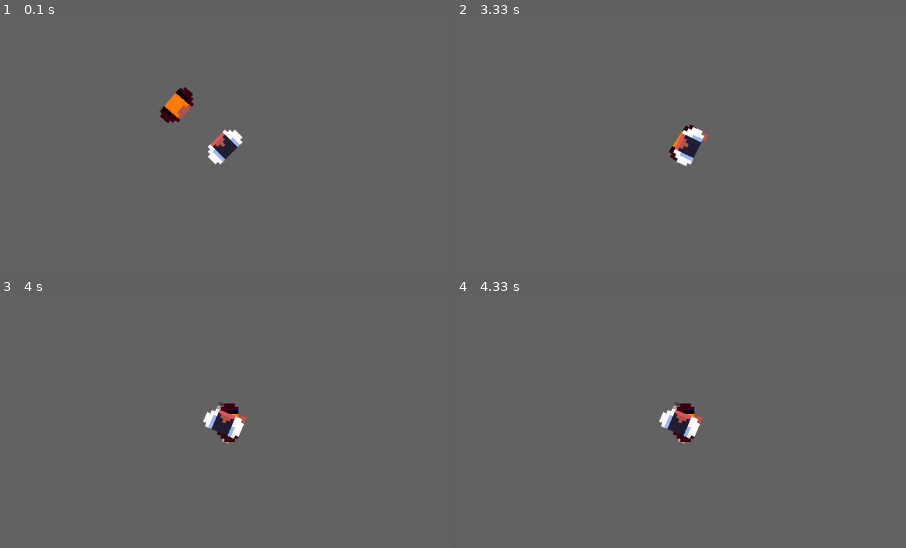
Above: before the commit, frames 1-4 (two rows, left to right).
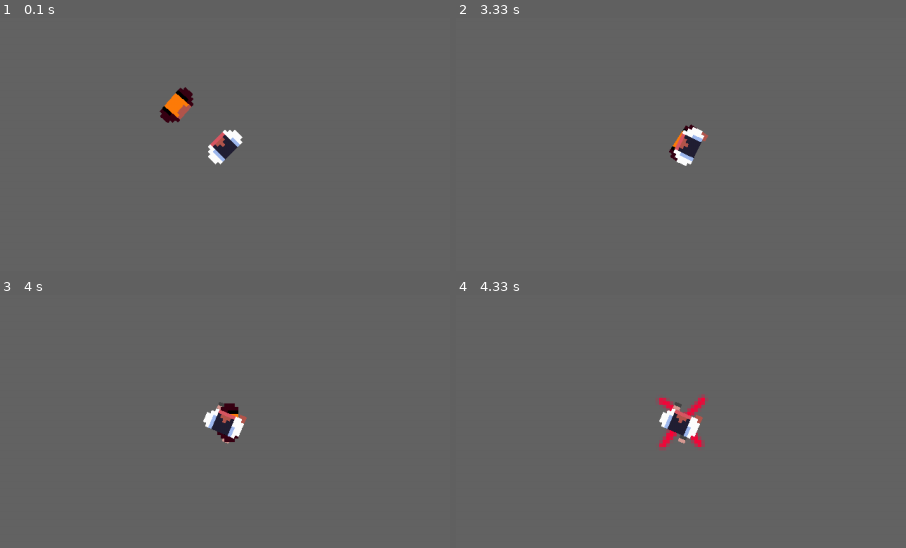
Above: after the commit, the same moments.

Repository: LeanHydra84/PyGames-2023
Game: pygame game, started from main.py
The game is run twice, just before and just after one commit, with the same random seed, the same clock (stepped at 60 frames per second) and the same inputs.
Inputs (mouse positions are % of the whole screen's width and height, from its top left):
- Up to frame 1 (0.1 s): no input
- Up to frame 2 (3.33 s): click (50, 50) at 0.38 s; hold D 0.67-1.13 s; tap J at 0.73, 1.03, 1.23, 1.57, 1.87, 2.07, 2.37, 2.63 s; click (82, 47) at 0.75 s; hold W 1.17-1.47 s; click (26, 51) at 1.25 s; hold D 1.5-1.97 s; click (19, 35) at 1.58 s; hold A 2-2.53 s; hold S 2.57-2.87 s; tap Esc at 2.9 s; click (20, 53) at 3.28 s
- Up to frame 3 (4 s): hold A 3.57-3.97 s; tap J at 3.63, 3.93 s; click (52, 16) at 3.65 s
- Up to frame 4 (4.33 s): click (45, 76) at 4.05 s
The pictures show only the part of the screen within x 14-64%, y 44-94%; the shares and areas given below are measured in that part.

Frames 1-3 are identical in both runs. In frame 4, 0.8% of the frame differs, in the area x 44-56%, y 39-62%.

Commit message:
VIOLENCE!!!!

Diff:
--- a/character/enemy.py
+++ b/character/enemy.py
@@ -59,6 +59,14 @@
 
     def ai_tick(self, state):
 
+        """
+            TODO:
+                this works pretty good,
+                but the ai actually follows a backwards path I think?? Like it copies the queue when the
+                most recent position is unseen, but all the positions behind that should have been seen because
+                it's adding them on top. so I don't know. Could be worth looking into, but if this works who cares.
+        """
+
         targetPos = state.player.position
         if self.position.distance_squared_to(targetPos) > detectRange:
             return
@@ -103,7 +111,6 @@
                     targetPos = self.tracksheet[0]
 
             self.move_towards(targetPos, self.speed)
-            print("Searching")
 
             if self.can_see_point(state.player.position, state.map):
                 self.aimode = aimodes.CHASING
@@ -117,20 +124,6 @@
                 self.tracksheet = None
                 self.spotTimer = 0
 
-        return
-
-        # DEPRECATED CODE VVVVVV
-
-        targetPos: pygame.Vector2 = state.player.position
-
-        if self.position.distance_squared_to(targetPos) < detectRange:
-
-            if self.can_see_point(targetPos, state.map):
-                self.move_towards(targetPos)
-                self.aimode = aimodes.FOLLOWING
-            elif self.aimode == aimodes.FOLLOWING:
-                self.aimode = aimodes.SEARCHING
-                self.tracksheet = state.player.history.copy()
 
 
     def update(self, state):
--- a/character/player.py
+++ b/character/player.py
@@ -25,9 +25,44 @@
 
         self.history = deque(maxlen=MAXTIME)
 
-    def attack_pressed(self):
+    def forward(self):
+        ward = pygame.Vector2.from_polar((1, self.rotation))
+        ward.y = -ward.y
+        return ward
+
+    def attack_pressed(self, state):
         if self.stategraph.state() == 0:
             self.stategraph.force_state(1)
+
+            enemygroup: pygame.sprite.Group = state.renderLayers.find("Enemies").layer
+
+            attackRadius = 30
+            attackdist = 30
+
+            attackPos: pygame.Vector2 = self.position + (self.forward() * attackdist)
+
+            # Debug attack circle
+            #pygame.draw.circle(state.DEBUGSCREEN, (255, 0, 0), attackPos, attackRadius)
+
+            hitflag = False
+            for spr in enemygroup:
+                if attackPos.distance_squared_to(spr.position) < attackRadius**2:
+                    deadpos = spr.position
+                    spr.kill()
+
+                    newspr = pygame.sprite.Sprite()
+                    newspr.image = state.RESOURCES.DEADBODY_TESTSPRITE
+                    newspr.rect = newspr.image.get_rect(center=deadpos)
+
+                    state.renderLayers.add_to("DeadBodies", newspr)
+                    hitflag = True
+
+            if hitflag:
+                state.RESOURCES.SND_PUNCH.play()
+            else:
+                state.RESOURCES.SND_WHIFF.play()
+
+
 
     def update(self, state):
 
--- a/main.py
+++ b/main.py
@@ -40,6 +40,9 @@
 
 def main():
     pygame.init()
+    pygame.mixer.init()
+
+
 
     state = State()
 
@@ -63,9 +66,11 @@
     #enemy1 = HallMonitor(state.RESOURCES.HALLMONITOR, state.RESOURCES.FEET, state)
 
     layers = LayerManager()
+    state.renderLayers = layers
 
     layers.add(state.map.group, "Map")
 
+    layers.add_new("DeadBodies")
     layers.add_new("Pickups", True)
     layers.add_new("Feet")
     layers.add_new("Enemies", True)
@@ -134,12 +139,13 @@
                 if state.captureState != None:
                     state.captureState.register_click(pygame.mouse.get_pos())
                 else:
-                    state.player.attack_pressed()
+                    state.player.attack_pressed(state)
 
         # Update
         if not state.paused:
             layers.update(state)
             # update enemies, etc
+
 
 
         # Draw
--- a/rendering/resources.py
+++ b/rendering/resources.py
@@ -1,3 +1,4 @@
+import pygame
 from rendering.animation_set import AnimationCollection
 
 class GlobalResources:
@@ -9,6 +10,13 @@
         self.PLAYER = AnimationCollection("assets\\player.json", self.scale)
         self.HALLMONITOR = AnimationCollection("assets\\hallmonitor.json", self.scale)
         self.FEET = AnimationCollection("assets\\feet.json", self.scale)
+        self.DEADBODY_TESTSPRITE = pygame.transform.scale_by( pygame.image.load("assets\\shespriteonmy\\DEBUG_X.png").convert_alpha(), self.scale )
+
+        self.SND_PUNCH = pygame.mixer.Sound("assets\\audio\\punch_test.wav")
+        self.SND_WHIFF = pygame.mixer.Sound("assets\\audio\\whiff_test.mp3")
+
+        self.SND_PUNCH.set_volume(0.5)
+        self.SND_WHIFF.set_volume(0.5)
 
     def release(self):
         del self.PLAYER
Binary file added: assets/shespriteonmy/DEBUG_X.png
Not shown, added: assets/audio/punch_test.wav
Not shown, added: assets/audio/whiff_test.mp3
